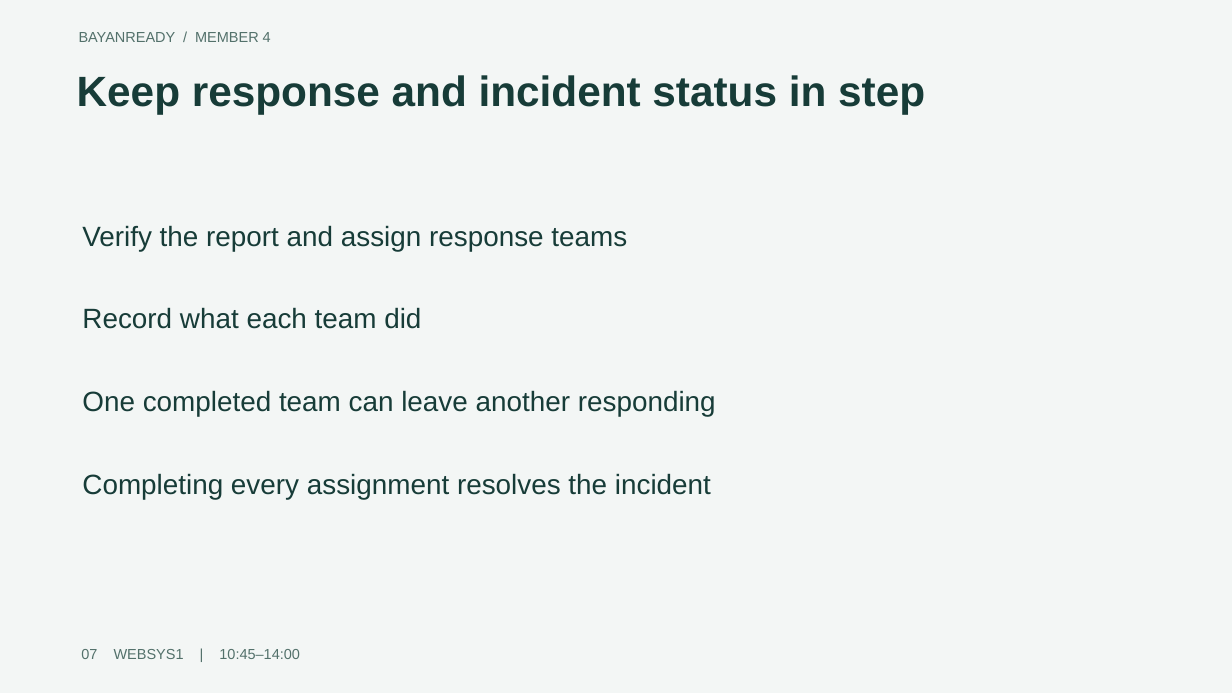
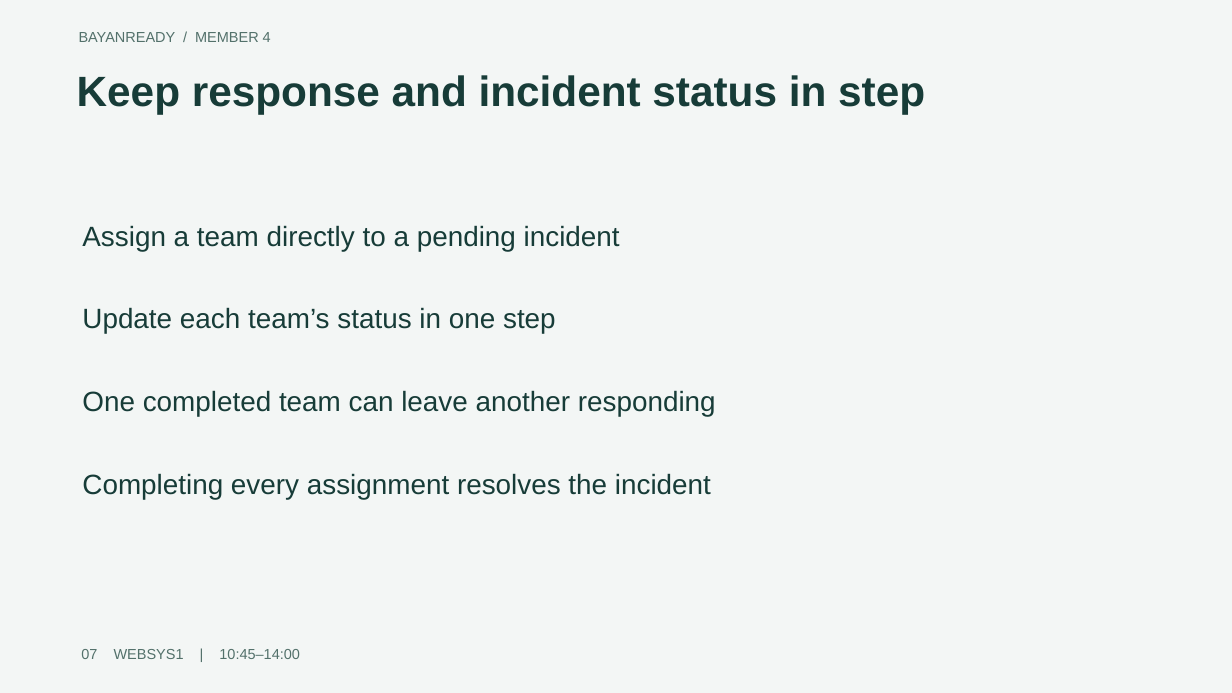
Before and after one commit to macJil/WEBSYS_PROJECT, a slide deck: slide 7 of presentation/BayanReady-municipal.pptx. Drawn at 1232x693 pixels with LibreOffice and Linux fonts; fonts in the diff are those of the drawing. Boxes give left, top, right and bottom in pixels: in the first picture for what was removed or moved away, otherwise in the second. Text is boxed around its words. In the diff, an @@ line names an element or a change of style, - is before the commit and + after.

```diff
--- a/presentation/BayanReady-municipal.pptx
+++ b/presentation/BayanReady-municipal.pptx
@@ text at (82, 225, 620, 251): text changed @@
-Verify the report and assign response teams
+Assign a team directly to a pending incident
@@ text at (82, 307, 556, 334): text changed @@
-Record what each team did
+Update each team’s status in one step
```
Also in this commit, not shown: 2 other slides changed, 13 other files.
